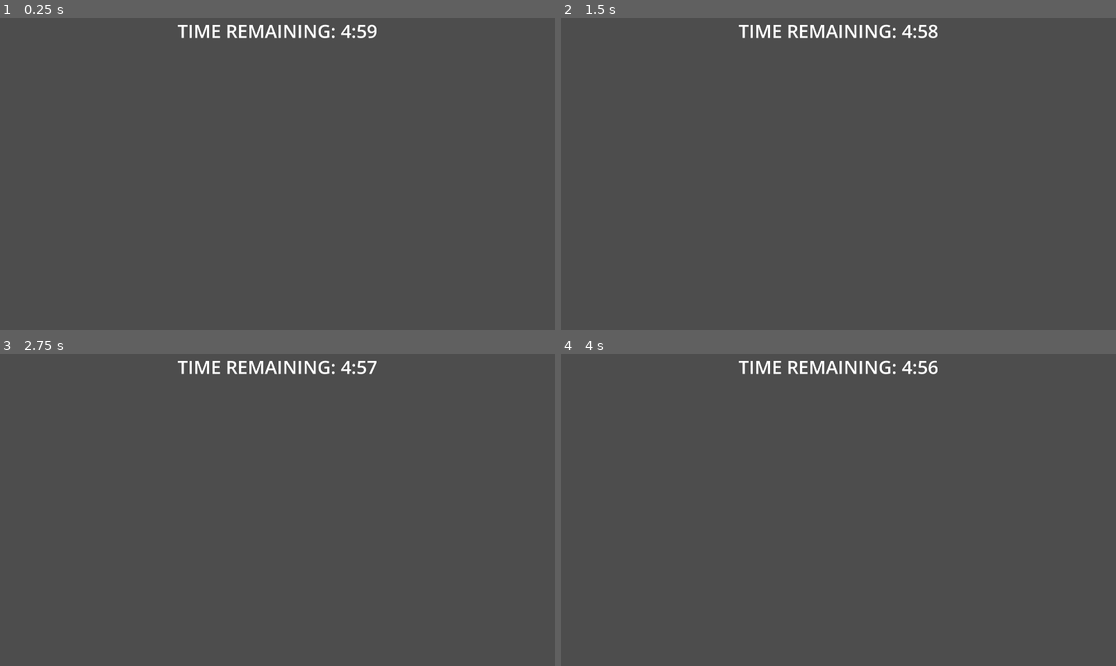
Above: before the commit, frames 1-4 (two rows, left to right).
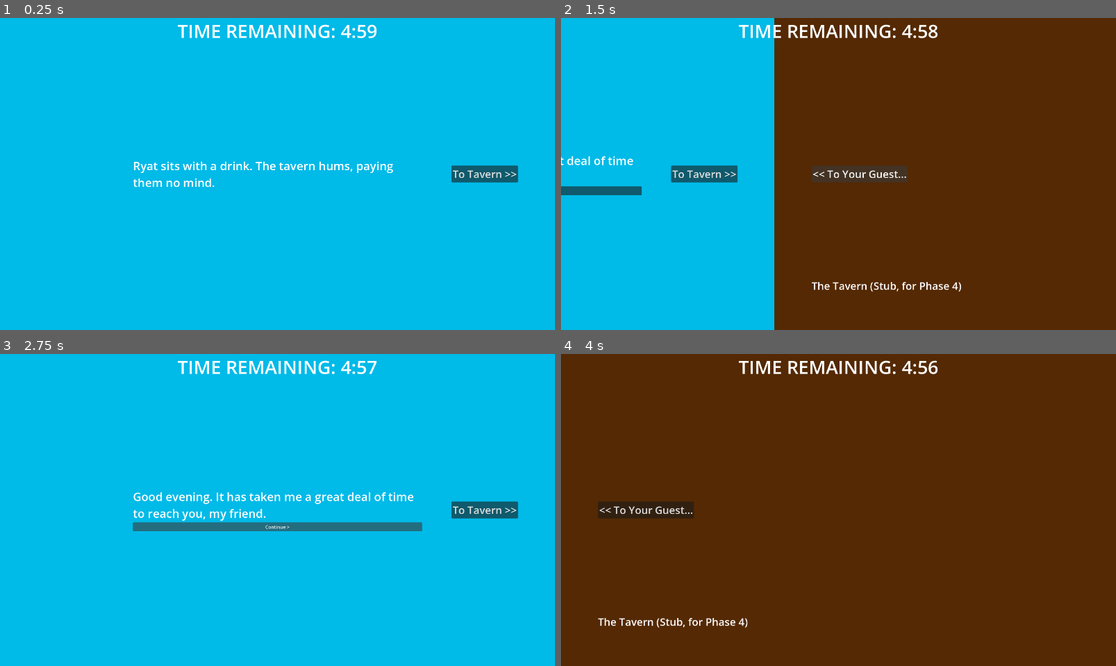
Above: after the commit, the same moments.

Repository: CMBadiuk/GMTK-26
Game: Godot game, scene res://scenes/main_scene.tscn
The game is run twice, just before and just after one commit, with the same random seed, the same clock (stepped at 60 frames per second) and the same inputs.
Inputs (mouse positions are in pixels of both pictures, inside the frame that each line leads up to):
- Up to frame 1 (0.25 s): no input
- Up to frame 2 (1.5 s): click (1043, 174) at 0.5 s, where only the run after the commit has a clickable "To Tavern >>"; click (644, 174) at 1.25 s, where only the run after the commit has a clickable "<< To Your Guest..."
- Up to frame 3 (2.75 s): click (277, 525) at 2 s, where only the run after the commit has a clickable "Continue >"
- Up to frame 4 (4 s): click (838, 525) at 2.75 s, where only the run after the commit has a clickable "Continue >"; click (1043, 510) at 3.5 s, where only the run after the commit has a clickable "To Tavern >>"

The runs differ from the first frame. In frame 1, 100% of the frame differs, in the area x 0-100%, y 0-100%; in frame 2, 99%; in frame 3, 100%; in frame 4, 99%.

Commit message:
Phase 2 Progress

Diff:
--- a/scenes/dialogue_panel.tscn
+++ b/scenes/dialogue_panel.tscn
@@ -1,13 +1,59 @@
 [gd_scene format=3 uid="uid://bow2saq4gooxg"]
+
+[ext_resource type="Script" uid="uid://7f4x53ax01xy" path="res://scripts/dialogue_panel.gd" id="1_u2elu"]
 
 [node name="DialoguePanel" type="Control" unique_id=60617725]
 layout_mode = 3
 anchors_preset = 0
 offset_right = 1920.0
 offset_bottom = 1080.0
+script = ExtResource("1_u2elu")
 
 [node name="Background" type="ColorRect" parent="." unique_id=869124848]
 layout_mode = 1
 offset_right = 1920.0
 offset_bottom = 1080.0
 color = Color(0.0027654003, 0.73118144, 0.9090321, 1)
+
+[node name="ToTavern" type="Button" parent="." unique_id=524459748]
+layout_mode = 1
+anchors_preset = 6
+anchor_left = 1.0
+anchor_top = 0.5
+anchor_right = 1.0
+anchor_bottom = 0.5
+offset_left = -358.0
+offset_top = -29.0
+offset_right = -128.0
+offset_bottom = 29.0
+grow_horizontal = 0
+grow_vertical = 2
+theme_override_font_sizes/font_size = 36
+text = "To Tavern >>"
+
+[node name="VBox" type="VBoxContainer" parent="." unique_id=2076977590]
+layout_mode = 1
+anchors_preset = 8
+anchor_left = 0.5
+anchor_top = 0.5
+anchor_right = 0.5
+anchor_bottom = 0.5
+offset_left = -500.0
+offset_top = -20.0
+offset_right = 500.0
+offset_bottom = 20.0
+grow_horizontal = 2
+grow_vertical = 2
+
+[node name="RyatText" type="Label" parent="VBox" unique_id=73498832]
+custom_minimum_size = Vector2(1000, 0)
+layout_mode = 2
+theme_override_font_sizes/font_size = 40
+autowrap_mode = 2
+
+[node name="ResponseVBox" type="VBoxContainer" parent="VBox" unique_id=728849270]
+layout_mode = 2
+
+[node name="Continue" type="Button" parent="VBox" unique_id=1271585651]
+layout_mode = 2
+text = "Continue >"
--- a/scenes/main_scene.tscn
+++ b/scenes/main_scene.tscn
@@ -2,6 +2,8 @@
 
 [ext_resource type="Script" uid="uid://b8fajc2hjpb4a" path="res://scripts/main_scene.gd" id="1_pw63i"]
 [ext_resource type="Script" uid="uid://c02d8yvfcjkuy" path="res://scripts/countdown_label.gd" id="1_w2twt"]
+[ext_resource type="PackedScene" uid="uid://bow2saq4gooxg" path="res://scenes/dialogue_panel.tscn" id="2_pu3yx"]
+[ext_resource type="PackedScene" uid="uid://bni13xy0yi41k" path="res://scenes/tavern_panel.tscn" id="3_gubc5"]
 
 [node name="MainScene" type="Node2D" unique_id=452429265]
 script = ExtResource("1_pw63i")
@@ -9,6 +11,15 @@
 [node name="World" type="Control" parent="." unique_id=25656853]
 layout_mode = 3
 anchors_preset = 0
+offset_right = 3840.0
+offset_bottom = 1080.0
+
+[node name="DialoguePanel" parent="World" unique_id=60617725 instance=ExtResource("2_pu3yx")]
+layout_mode = 0
+
+[node name="TavernPanel" parent="World" unique_id=1814396513 instance=ExtResource("3_gubc5")]
+layout_mode = 0
+offset_left = 1920.0
 offset_right = 3840.0
 offset_bottom = 1080.0
 
@@ -28,8 +39,17 @@
 script = ExtResource("1_w2twt")
 
 [node name="NudgeLabel" type="Label" parent="HUD" unique_id=134034341]
-offset_right = 40.0
-offset_bottom = 23.0
+anchors_preset = 5
+anchor_left = 0.5
+anchor_right = 0.5
+offset_left = -393.5
+offset_top = 96.0
+offset_right = 393.5
+offset_bottom = 163.0
+grow_horizontal = 2
+theme_override_font_sizes/font_size = 36
+text = "<< Your guest clears their throat..."
+horizontal_alignment = 1
 
 [node name="SectionTimer" type="Timer" parent="." unique_id=214115849]
 one_shot = true
--- /dev/null
+++ b/scripts/dialogue_panel.gd
@@ -0,0 +1,110 @@
+## DialoguePanel - Phase 2 dialogue shell and manager
+## A tiny state machine that plays one hardcoded section: shows Ryat's blocks
+## one at a time, reveals the tiered options on the last block, and each option
+## just called GameState.add_time(). Actual stat checks, odds, and a .tres-based
+## DialogueSection arrive in Phase 3. This file's shape will match that one's
+extends Control
+
+signal section_started
+signal section_finished
+
+# The various states
+enum { IDLE, SHOWING_BLOCKS, AWAITING_CHOICE, SHOWING_RESULT }
+
+@onready var _ryat_text: Label = $VBox/RyatText
+@onready var _responses: VBoxContainer = $VBox/ResponseVBox
+@onready var _continue: Button = $VBox/Continue
+
+# Hardcoded Phase 2 section (Will become a full DialogueSection.tres in Phase 3)
+# Responses are authored in the order of easiest at the top, hardest at the
+# bottom. For now, they all succeed always. time_reward values are based on the
+# outlines in BALANCE.md
+var _section := {
+	"ryat_blocks": [
+		"Good evening. It has taken me a great deal of time to reach you, my friend.",
+		"You may not think you know me, but everyone does. You will come to understand that soon.",
+		"For now, I would like a drink. It has been... some time, since I have indulged in a drink."
+	],
+	"responses": [
+		{ "text": "\"First one's on the house. Always is.\"",
+		"time_reward": 15.0,
+		"result": "The individual cracks a gentle smile. \"A generous gesture. A delay of the inevitable will be accepted today.\"" },
+		{ "text": "\"If you'd like a drink, I can give you one. But I have stories to offer too, stranger.\"",
+		"time_reward": 60.0,
+		"result": "\"... Maybe a story would be enjoyable. Go ahead.\"" },
+		{ "text": "\"You look like you haven't sat down in years, friend. Stay a while, rest yourself.\"",
+		"time_reward": 150.0,
+		"result": "The individual goes quiet for a moment. \"... It has been a long time. Longer than you would believe.\"" }
+	]
+}
+
+var _state := IDLE
+var _block_i := 0
+
+func _ready() -> void:
+	_continue.pressed.connect(on_advance)
+	_reset_ui()
+
+func start_section() -> void:
+	_block_i = 0
+	_clear_responses()
+	section_started.emit()
+	_show_current_block()
+
+func _show_current_block() -> void:
+	var blocks: Array = _section["ryat_blocks"]
+	_ryat_text.text = blocks[_block_i]
+	if _block_i == blocks.size() -1:
+		_reveal_responses()
+		_continue.hide()
+		_state = AWAITING_CHOICE
+	else:
+		_hide_responses()
+		_continue.text = "Continue >"
+		_continue.show()
+		_state - SHOWING_BLOCKS
+
+func on_advance() -> void:
+	match _state:
+		SHOWING_BLOCKS:
+			_block_i += 1
+			_show_current_block()
+		SHOWING_RESULT:
+			_finish_section()
+
+func _reveal_responses() -> void:
+	_clear_responses()
+	for res in _section["responses"]:
+		var b := Button.new()
+		b.text = "%s   (+%ds)" % [res["text"], int(res["time_reward"])]
+		b.pressed.connect(_on_response_chosen.bind(res))
+		_responses.add_child(b)
+	_responses.show()
+
+func _on_response_chosen(res: Dictionary) -> void:
+	if _state != AWAITING_CHOICE:
+		return
+	_hide_responses()
+	GameState.add_time(res["time_reward"])
+	_ryat_text.text = res["result"]
+	_continue.text = ">"
+	_continue.show()
+	_state = SHOWING_RESULT
+
+func _finish_section() -> void:
+	_state = IDLE
+	_reset_ui()
+	section_finished.emit()
+
+# UI Helpers
+func _reset_ui() -> void:
+	_ryat_text.text = "Ryat sits with a drink. The tavern hums, paying them no mind."
+	_hide_responses()
+	_continue.hide()
+
+func _clear_responses() -> void:
+	for c in _responses.get_children():
+		c.queue_free()
+
+func _hide_responses() -> void:
+	_responses.hide()
--- a/scripts/main_scene.gd
+++ b/scripts/main_scene.gd
@@ -4,14 +4,54 @@
 extends Node2D
 
 const EndingScreen := preload("res://scenes/ending_screen.tscn")
-
 const REGRET_LOW_CUTOFF := 6
 
+const VIEWPORT_W := 1920.0
+const TURN_TIME := 0.4
+const SECTION_CADENCE := 12.0
+
+@onready var _world: Control = $World
+@onready var _dialogue := $World/DialoguePanel
+@onready var _nudge: Label = $HUD/NudgeLabel
+@onready var _section_timer: Timer = $SectionTimer
+
+var _facing := "dialogue"
+var _turn_tween: Tween
 var _ending_shown := false
 
 func _ready() -> void:
 	GameState.game_over.connect(_on_game_over)
+	_dialogue.section_finished.connect(_on_section_finished)
+	_section_timer.timeout.connect(_fire_section)
+
+	$World/DialoguePanel/ToTavern.pressed.connect(face.bind("tavern"))
+	$World/TavernPanel/ToDialogue.pressed.connect(face.bind("dialogue"))
+
+	_nudge.hide()
+	face("dialogue", true)
 	print("Main scene and script have loaded")
+	_section_timer.start(1.0)
+
+func face(side: String, instant := false) -> void:
+	_facing = side
+	var target_x := 0.0 if side == "dialogue" else -VIEWPORT_W
+	if _turn_tween and _turn_tween.is_running():
+		_turn_tween.kill()
+	if instant:
+		_world.position.x = target_x
+	else:
+		_turn_tween = create_tween()
+		_turn_tween.tween_property(_world, "position:x", target_x, TURN_TIME).set_trans(Tween.TRANS_CUBIC).set_ease(Tween.EASE_IN_OUT)
+	if side == "dialogue":
+		_nudge.hide()
+
+func _fire_section() -> void:
+	_dialogue.start_section()
+	if _facing != "dialogue":
+		_nudge.show()
+
+func _on_section_finished() -> void:
+	_section_timer.start(SECTION_CADENCE)
 
 func _on_game_over(reason: String) -> void:
 	if _ending_shown:
@@ -23,6 +63,7 @@
 	ending.play(reason, bucket)
 
 #	Debug Helpers (only runs in editor)
+#	Q : Face Ryat 			E : Face the tavern
 #	T : bank +5:00			(Spam past the win_threshold -> Reprieve)
 #	K : drain the clock		(Force a timeout -> Last call)
 #	1 : regret to LOW		(Sets regret to 5, earns you peace)
@@ -32,10 +73,10 @@
 		return
 	if event is InputEventKey and event.pressed and not event.echo:
 		match event.keycode:
-			KEY_T:
-				GameState.add_time(300.0)
-			KEY_K:
-				GameState.add_time(-GameState.time_remaining - 1.0)
+			KEY_Q: face("dialogue")
+			KEY_E: face("tavern")
+			KEY_T: GameState.add_time(300.0)
+			KEY_K: GameState.add_time(-GameState.time_remaining - 1.0)
 			KEY_1:
 				GameState.stats["regret"] = 5
 				print("[debug] regret = 5 (low bucket)")
Not shown, added: scripts/dialogue_panel.gd.uid
